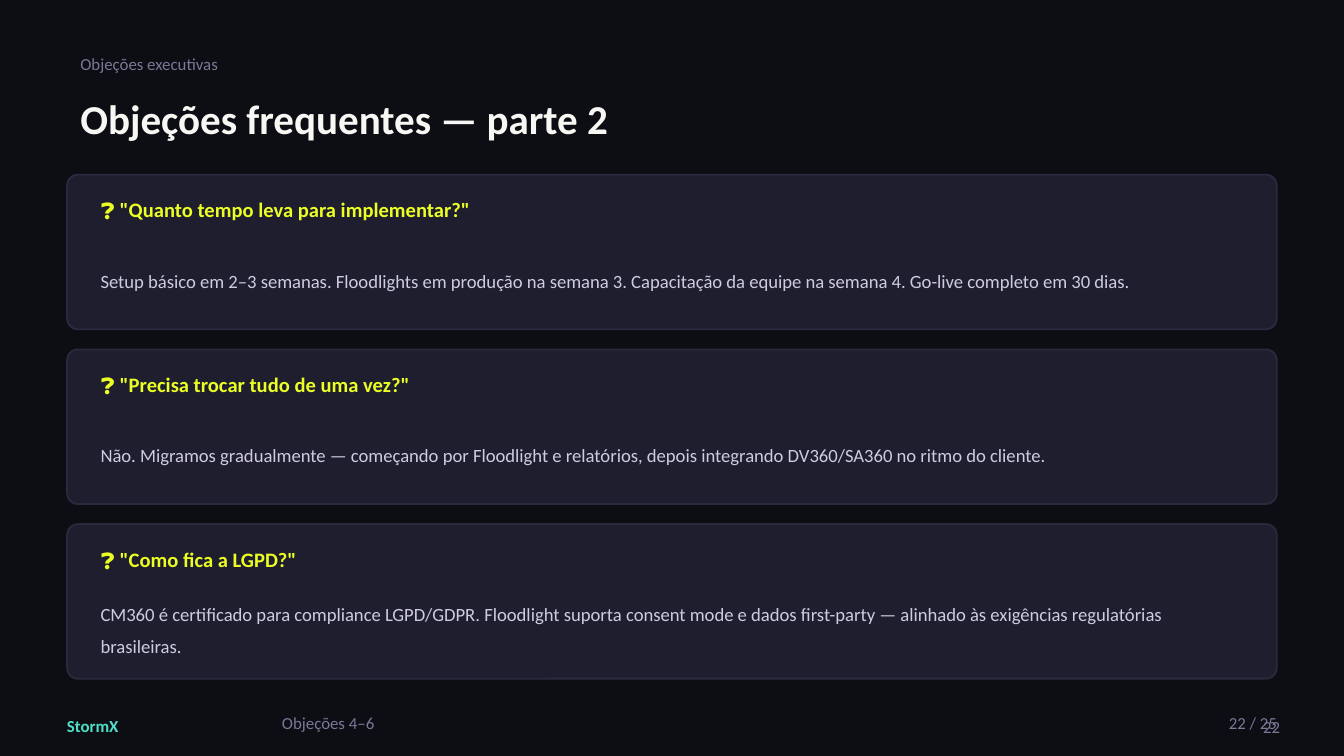
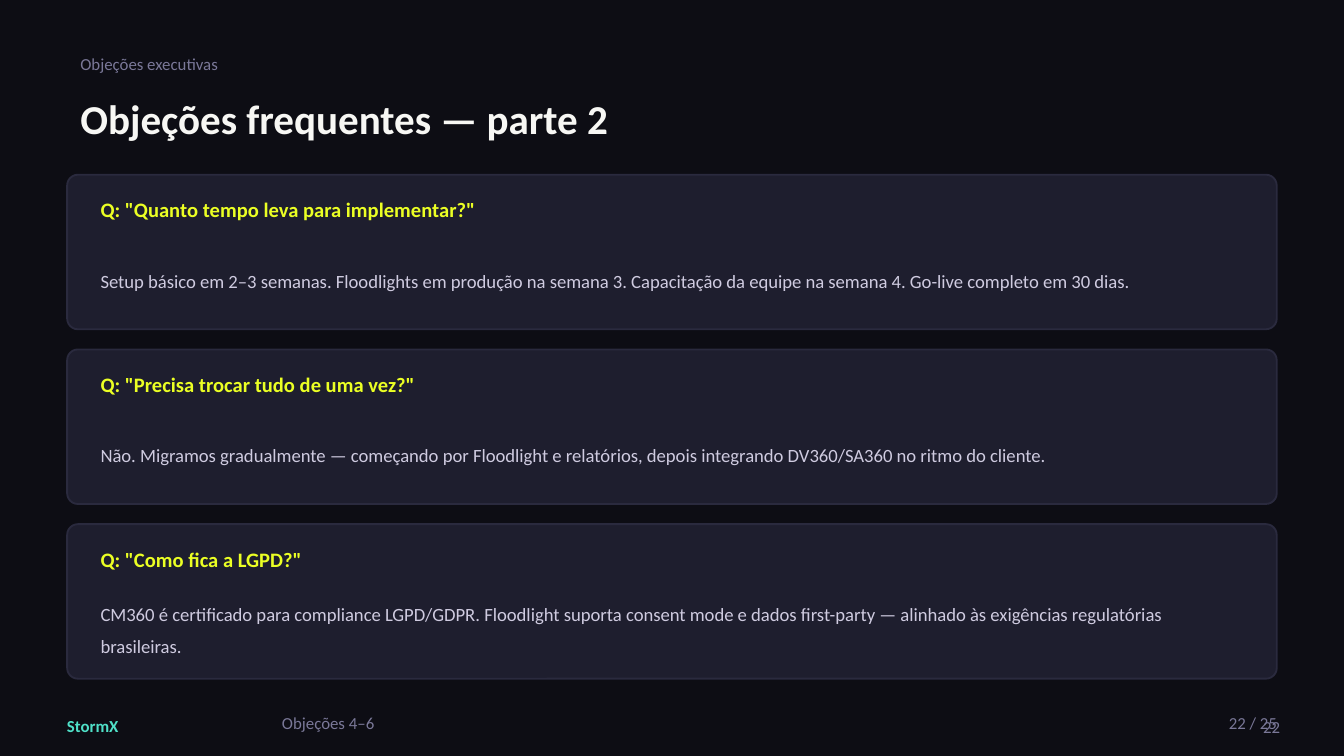
Before and after one commit to falssp/Projeto-NC, a slide deck: slide 22 of Treinamentos/CM360XFT-IN/StormX_-_CM360xFTIN_v01.pptx. Drawn at 1344x756 pixels with LibreOffice and Linux fonts; fonts in the diff are those of the drawing. Boxes give left, top, right and bottom in pixels: in the first picture for what was removed or moved away, otherwise in the second. Text is boxed around its words. In the diff, an @@ line names an element or a change of style, - is before the commit and + after.

```diff
--- a/Treinamentos/CM360XFT-IN/StormX_-_CM360xFTIN_v01.pptx
+++ b/Treinamentos/CM360XFT-IN/StormX_-_CM360xFTIN_v01.pptx
@@ text at (101, 202, 475, 221): text changed @@
-❓ "Quanto tempo leva para implementar?"
+Q: "Quanto tempo leva para implementar?"
@@ text at (101, 377, 414, 395): text changed @@
-❓ "Precisa trocar tudo de uma vez?"
+Q: "Precisa trocar tudo de uma vez?"
@@ text at (101, 552, 302, 570): text changed @@
-❓ "Como fica a LGPD?"
+Q: "Como fica a LGPD?"
```
Also in this commit, not shown: 6 other slides changed, 1 other file.
